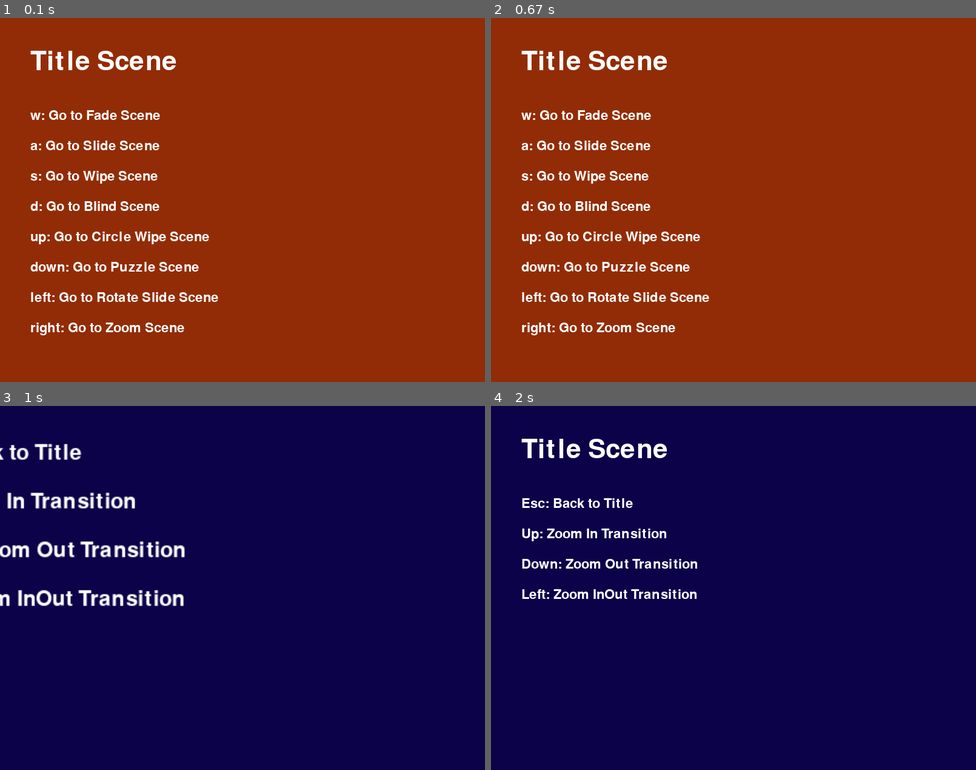
Above: before the commit, frames 1-4 (two rows, left to right).
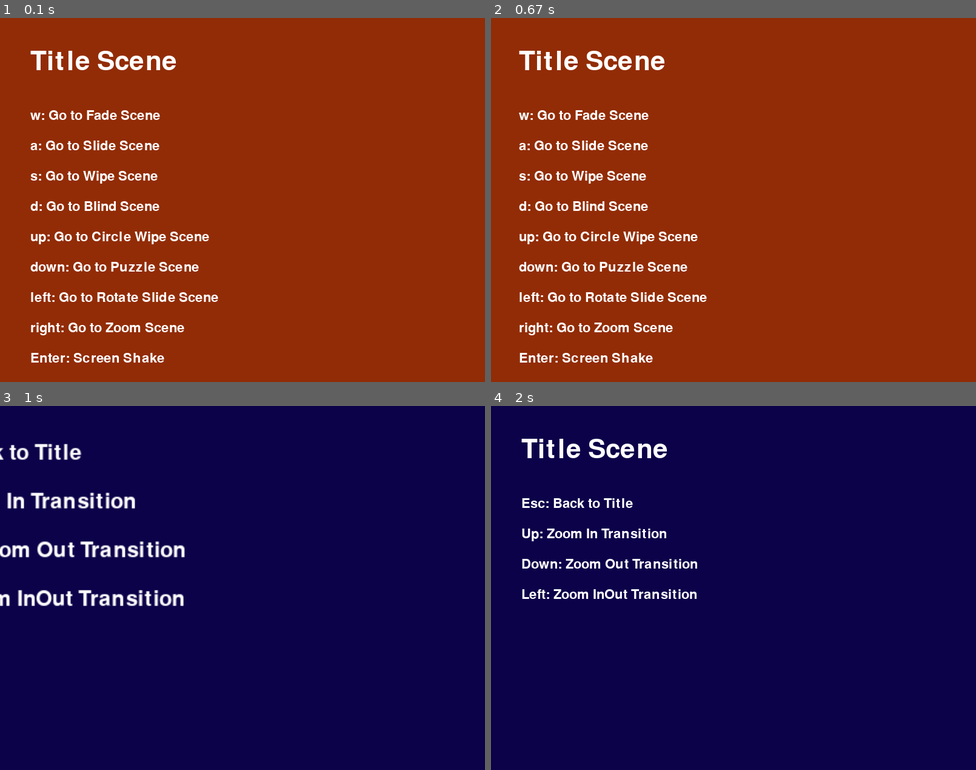
Above: after the commit, the same moments.

Repository: Fuga578/pygame-SceneTransition
Game: pygame game, started from main.py
The game is run twice, just before and just after one commit, with the same random seed, the same clock (stepped at 60 frames per second) and the same inputs.
Inputs:
- Up to frame 1 (0.1 s): no input
- Up to frame 2 (0.67 s): tap Enter at 0.33 s
- Up to frame 3 (1 s): hold Right from 0.67 s (still down)
- Up to frame 4 (2 s): release Right at 1.13 s; hold Up 1.17-1.47 s

The runs differ from the first frame. In frame 1, 0.3% of the frame differs, in the area x 6-34%, y 92-95%; in frame 2, 5.4%, in the area x 5-45%, y 9-95%; in frame 3, nothing differs; in frame 4, nothing differs.

Commit message:
#2 スクリーンシェイクエフェクト実装

Diff:
--- /dev/null
+++ b/scripts/effect/__init__.py
@@ -0,0 +1,6 @@
+from .screen_shake import ScreenShakeEffect
+
+
+__all__ = [
+    "ScreenShakeEffect"
+]
--- /dev/null
+++ b/scripts/effect/screen_shake.py
@@ -0,0 +1,92 @@
+# scripts/effect/screen_shake.py
+import math
+import random
+import pygame
+
+
+class ScreenShakeEffect:
+    """
+    画面シェイクエフェクト
+
+    Args:
+        duration (float): シェイクの継続時間（秒）
+        amplitude (float): シェイクの最大振幅（ピクセル）
+        decay (bool): シェイクの減衰を有効にするかどう
+        bg_color (tuple|None): シェイク中の背景色。Noneなら元の画面を使う
+    """
+
+    def __init__(
+        self,
+        duration: float = 0.4,
+        amplitude: float = 16.0,
+        decay: bool = True,
+        bg_color=None,
+    ):
+        self.duration = duration
+        self.amplitude = amplitude
+        self.decay = decay
+        self.bg_color = bg_color
+
+        # 状態
+        self.elapsed = 0.0
+        self.active = False    # ← 実行中フラグ
+        self.finished = False
+
+    def start(self):
+        """シェイクを開始する。何度でも呼べる。"""
+        self.elapsed = 0.0
+        self.active = True
+        self.finished = False
+
+    def stop(self):
+        """強制停止"""
+        self.active = False
+        self.finished = True
+
+    def reset(self):
+        """start と同じだが名前で用途を分けたい場合に使う"""
+        self.start()
+
+    def update(self, dt: float):
+        if not self.active or self.finished:
+            return
+
+        self.elapsed += dt
+        if self.elapsed >= self.duration:
+            self.elapsed = self.duration
+            self.finished = True
+            self.active = False
+
+    @property
+    def is_finished(self) -> bool:
+        return self.finished
+
+    def _apply(self, src: pygame.Surface, dst: pygame.Surface):
+        if not self.active:
+            # シェイクしてないならそのまま描画
+            dst.blit(src, (0, 0))
+            return
+
+        t = self.elapsed / self.duration
+        t = max(0.0, min(1.0, t))
+
+        # 揺れの減衰
+        strength = 1.0 - t if self.decay else 1.0
+        amp = self.amplitude * strength
+
+        # ランダム方向
+        theta = random.random() * math.tau
+        dx = int(math.cos(theta) * amp)
+        dy = int(math.sin(theta) * amp)
+
+        # 背景色が指定されていれば塗る
+        if self.bg_color is not None:
+            dst.fill(self.bg_color)
+
+        # シェイクされた描画
+        dst.blit(src, (dx, dy))
+
+    def apply(self, surface: pygame.Surface):
+        # 元の絵をコピーしてから apply に渡す
+        temp = surface.copy()
+        self._apply(temp, surface)
--- a/scripts/scene/title.py
+++ b/scripts/scene/title.py
@@ -1,6 +1,7 @@
 import pygame
 import random
 from scripts.scene import Scene, SceneID
+from scripts.effect import ScreenShakeEffect
 from scripts.transition.fade import FadeTransition, FadeMode
 from scripts.transition.slide import SlideTransition, SlideDirection
 from scripts.transition.wipe import WipeTransition, WipeDirection
@@ -34,11 +35,16 @@
         self.puzzle_text = self.small_font.render("down: Go to Puzzle Scene", True, (255, 255, 255))
         self.rotate_slide_text = self.small_font.render("left: Go to Rotate Slide Scene", True, (255, 255, 255))
         self.zoom_text = self.small_font.render("right: Go to Zoom Scene", True, (255, 255, 255))
+        self.screen_shake_text = self.small_font.render("Enter: Screen Shake", True, (255, 255, 255))
 
         self.bg_color = (random.randint(0, 150), random.randint(0, 150), random.randint(0, 150))
 
+        self.screen_shake_effect = ScreenShakeEffect()
+
     def handle(self):
-        if self.game.inputs["w"]:
+        if self.game.inputs["esc"]:
+            self.game.exit()
+        elif self.game.inputs["w"]:
             self.manager.change_scene(
                 SceneID.FADE,
                 transition=FadeTransition(duration=0.5, mode=FadeMode.OUT)
@@ -78,9 +84,11 @@
                 SceneID.ZOOM,
                 transition=ZoomTransition(duration=0.8, mode=ZoomMode.IN)
             )
+        elif self.game.inputs["enter"]:
+            self.screen_shake_effect.start()
 
     def update(self, dt):
-        pass
+        self.screen_shake_effect.update(dt)
 
     def render(self, surface):
         surface.fill(self.bg_color)
@@ -93,3 +101,6 @@
         surface.blit(self.puzzle_text, (50, 400))
         surface.blit(self.rotate_slide_text, (50, 450))
         surface.blit(self.zoom_text, (50, 500))
+        surface.blit(self.screen_shake_text, (50, 550))
+
+        self.screen_shake_effect.apply(surface)
